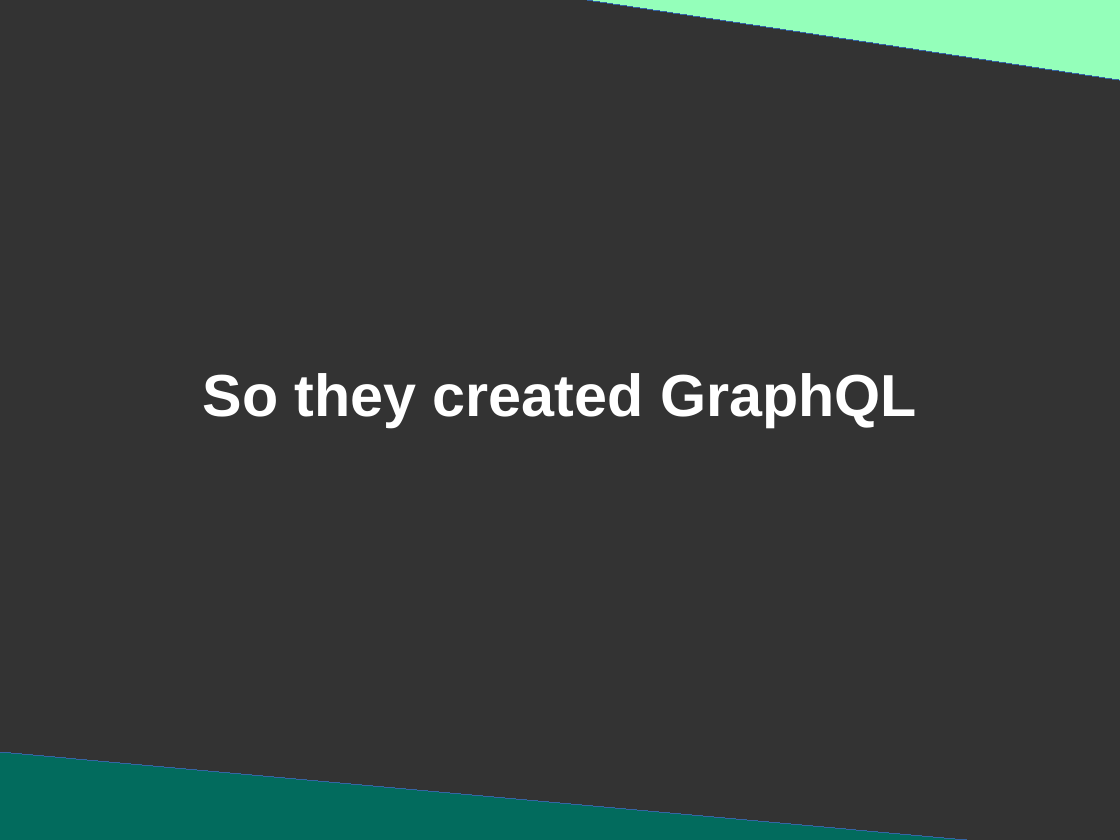
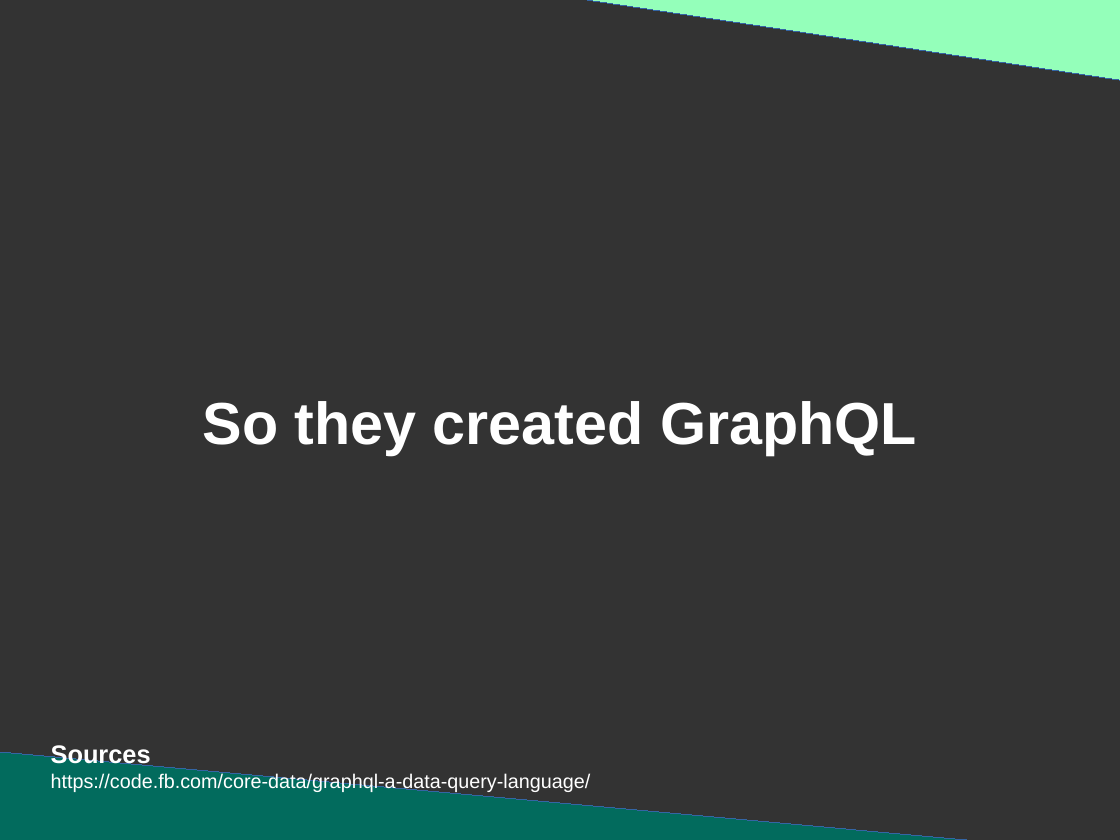
Before and after one commit to DanYellow/presentations, a slide deck: slide 32 of graphql/presentation.odp (slide 33 before the commit). Drawn at 1120x840 pixels with LibreOffice and Linux fonts; fonts in the diff are those of the drawing. Boxes give left, top, right and bottom in pixels: in the first picture for what was removed or moved away, otherwise in the second. Text is boxed around its words. In the diff, an @@ line names an element or a change of style, - is before the commit and + after.

```diff
--- a/graphql/presentation.odp
+++ b/graphql/presentation.odp
@@ title "So they created GraphQL": place and size @@
-title "So they created GraphQL" at [203,373,917,427]
+title "So they created GraphQL" at [203,401,917,455]
@@ text added at [51,742,591,792], 14 pt, text #FFFFFF @@
+Sources
+https://code.fb.com/core-data/graphql-a-data-query-language/
```
Also in this commit, not shown: 8 other slides changed, 3 other files.
